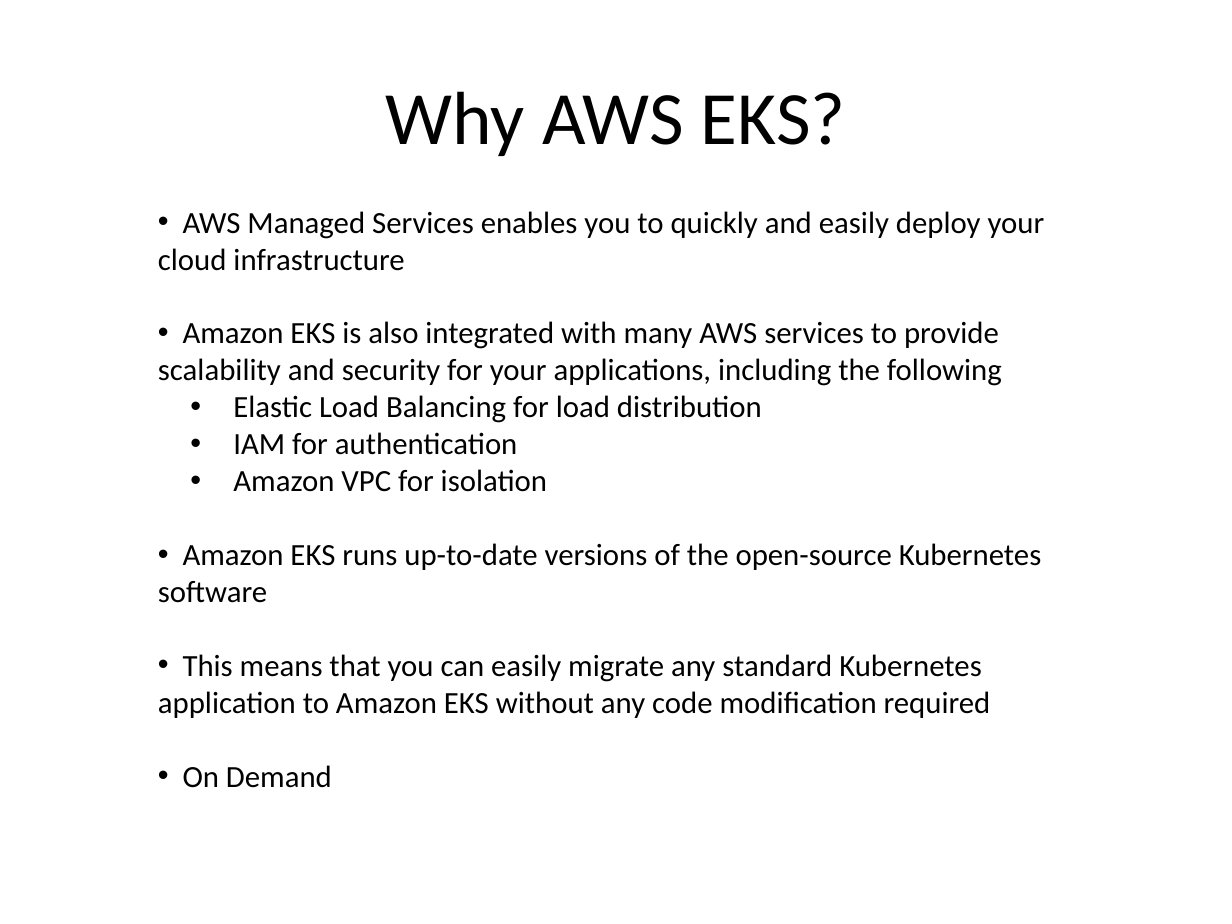
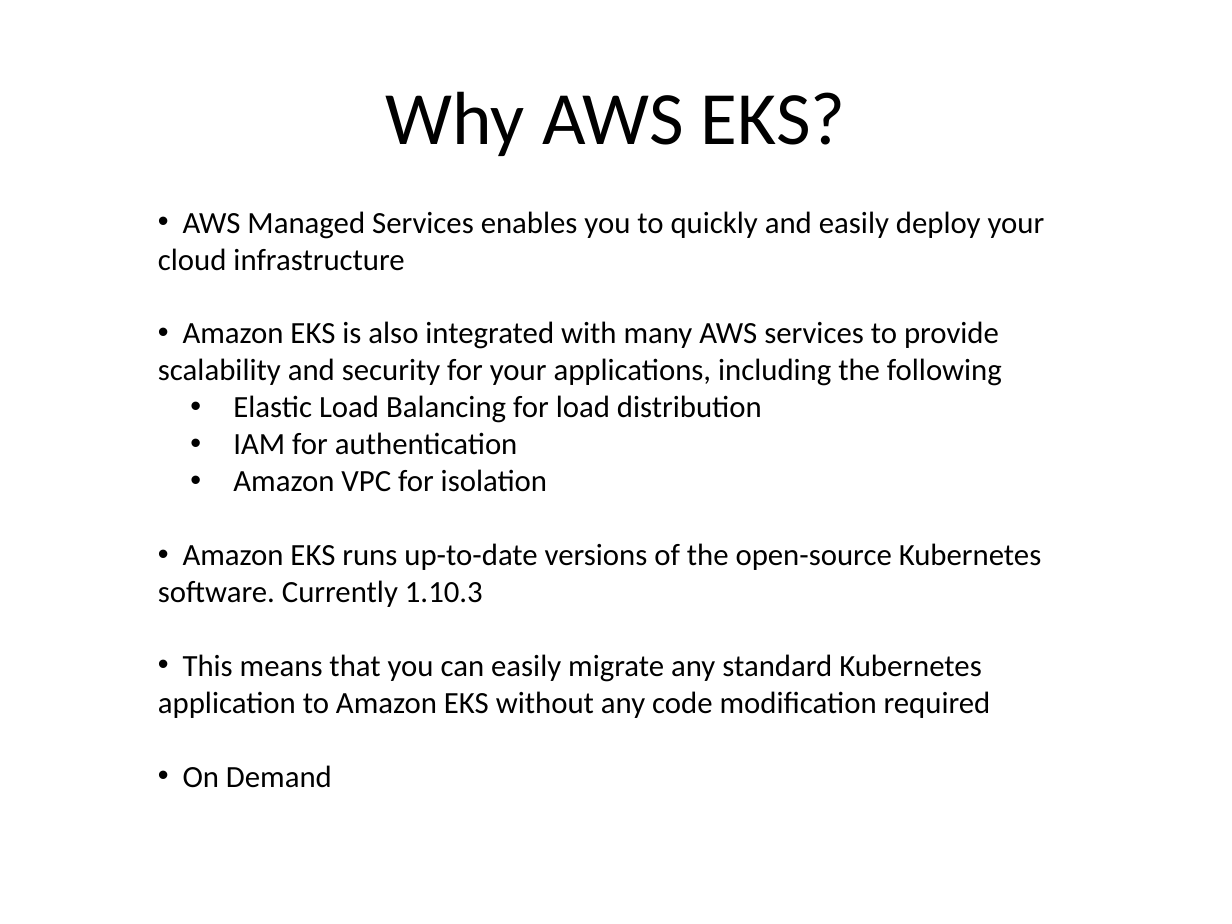
Before and after one commit to kskalvar/aws-eks-cluster-quickstart, a slide deck: slide 3 of slides/AWS-EKS-Cluster-Quickstart.pptx. Drawn at 1232x924 pixels with LibreOffice and Linux fonts; fonts in the diff are those of the drawing; background and template pictures are left out. Boxes give left, top, right and bottom in pixels: in the first picture for what was removed or moved away, otherwise in the second. Text is boxed around its words. In the diff, an @@ line names an element or a change of style, - is before the commit and + after.

```diff
--- a/slides/AWS-EKS-Cluster-Quickstart.pptx
+++ b/slides/AWS-EKS-Cluster-Quickstart.pptx
@@ text at [158, 543, 1042, 607]: text changed @@
-• Amazon EKS runs up-to-date versions of the open-source Kubernetes software
+• Amazon EKS runs up-to-date versions of the open-source Kubernetes software. Currently 1.10.3
```
Also in this commit, not shown: 7 other slides changed.
